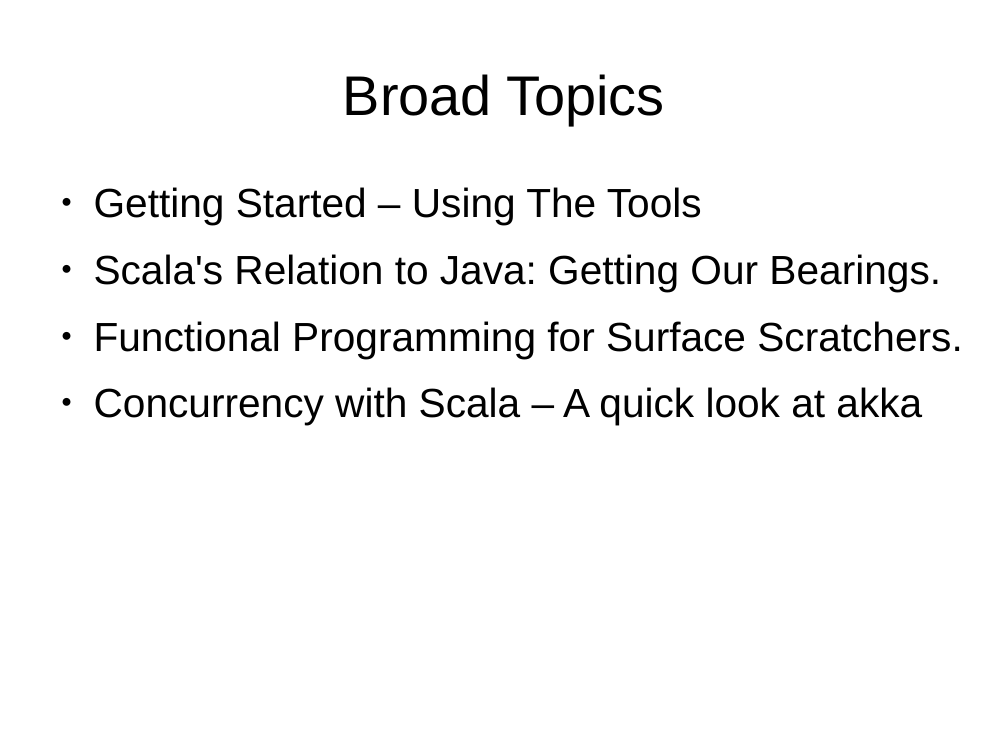
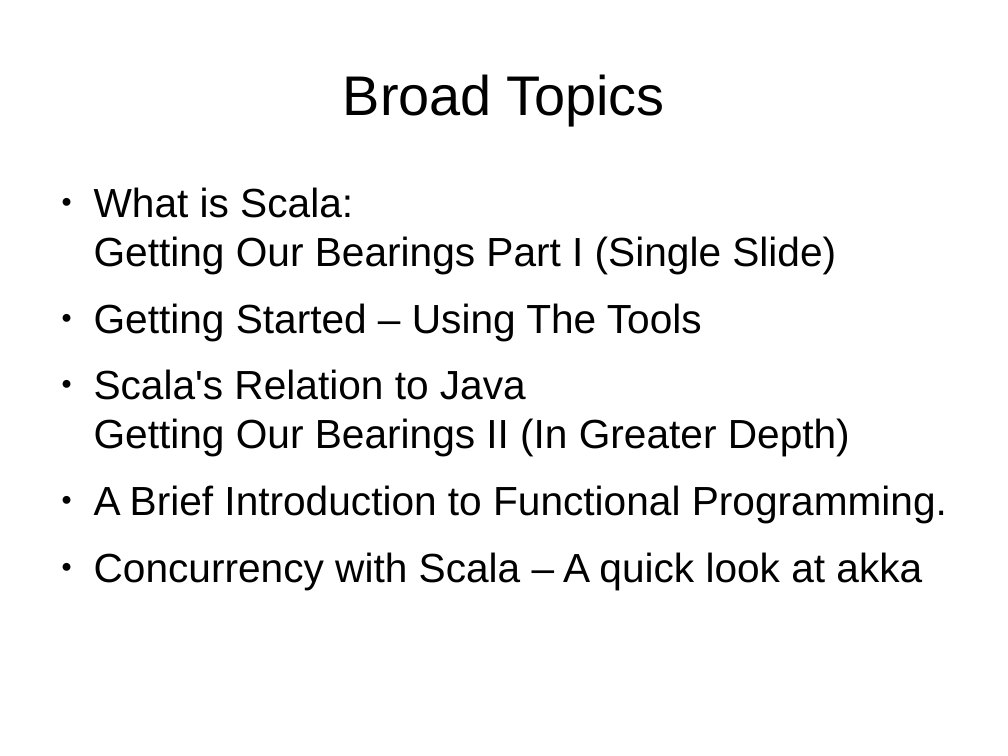
Before and after one commit to JohnLockwood/ScalaTalkSacjug, a slide deck: slide 3 of ScalaDecember2014.odp. Drawn at 1008x756 pixels with LibreOffice and Linux fonts; fonts in the diff are those of the drawing. Boxes give left, top, right and bottom in pixels: in the first picture for what was removed or moved away, otherwise in the second. Text is boxed around its words. In the diff, an @@ line names an element or a change of style, - is before the commit and + after.

```diff
--- a/ScalaDecember2014.odp
+++ b/ScalaDecember2014.odp
@@ text at <box>94,187,836,274</box>: paragraph added @@
+● What is Scala:
+  Getting Our Bearings Part I (Single Slide)
@@ text at <box>94,369,947,523</box>: text changed @@
-● Scala's Relation to Java: Getting Our Bearings.
-● Functional Programming for Surface Scratchers.
+● Scala's Relation to Java
+  Getting Our Bearings II (In Greater Depth)
+● A Brief Introduction to Functional Programming.
```
Also in this commit, not shown: 3 other slides changed, 1 slide added, 8 other files.
